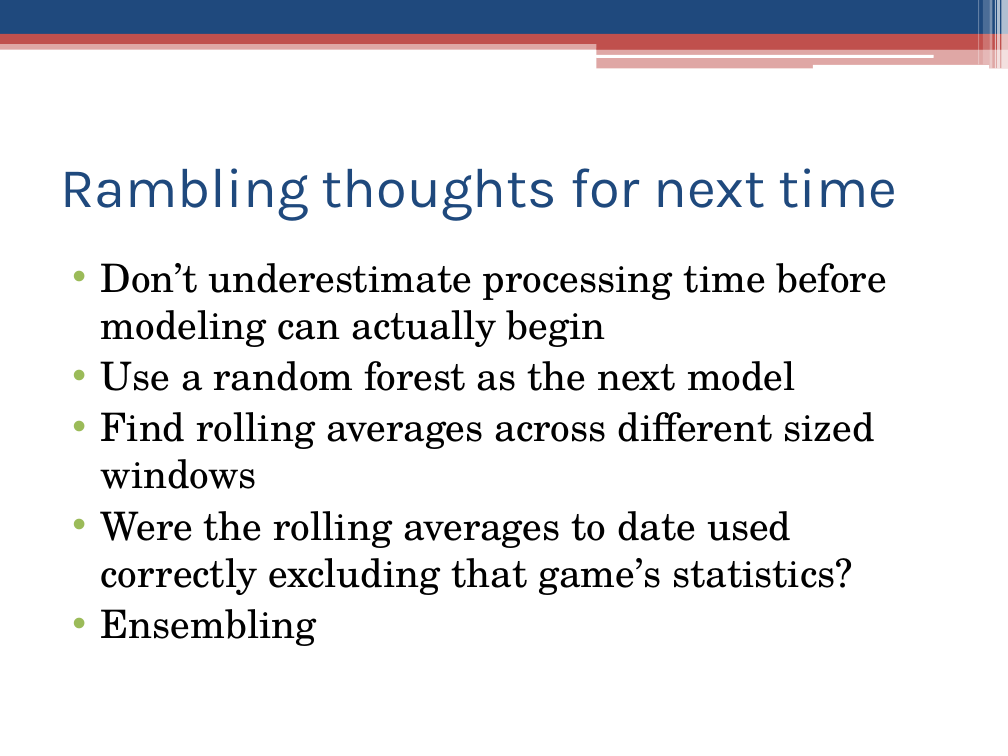
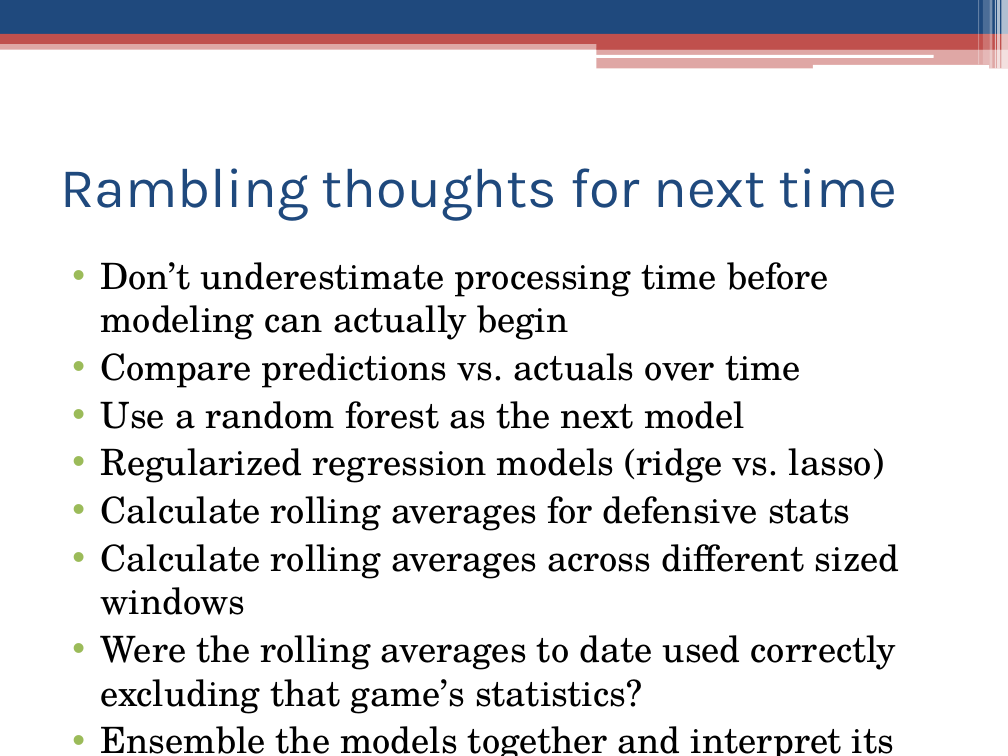
Before and after one commit to vyang91/DAT8, a slide deck: slide 13 of project/qb_projections/presentation.pptx. Drawn at 1008x756 pixels with LibreOffice and Linux fonts; fonts in the diff are those of the drawing. Boxes give left, top, right and bottom in pixels: in the first picture for what was removed or moved away, otherwise in the second. Text is boxed around its words. In the diff, an @@ line names an element or a change of style, - is before the commit and + after.

```diff
--- a/project/qb_projections/presentation.pptx
+++ b/project/qb_projections/presentation.pptx
@@ text at [101,262,896,714]: size 28 to 25.9 pt in "Don’t underestimate processing time before modeling can ...", "Use a random forest as the next ...", "Were the rolling averages to date used ..." @@
@@ text at [101,353,801,388]: paragraph added @@
+• Compare predictions vs. actuals over time
@@ text at [101,448,900,615]: text changed; size 28 to 25.9 pt @@
-• Find rolling averages across different sized windows
+• Regularized regression models (ridge vs. lasso)
+• Calculate rolling averages for defensive stats
+• Calculate rolling averages across different sized windows
@@ text at [101,726,894,756]: text changed; size 28 to 25.9 pt @@
-• Ensembling
+• Ensemble the models together and interpret its results
```
Also in this commit, not shown: 2 other slides changed.
